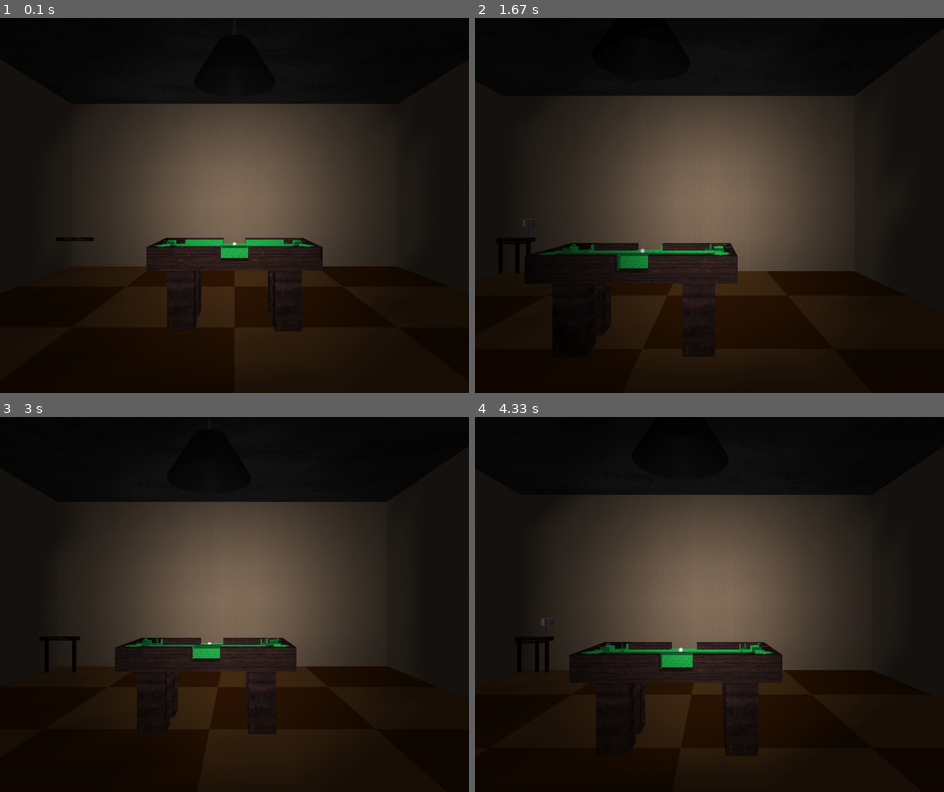
Above: before the commit, frames 1-4 (two rows, left to right).
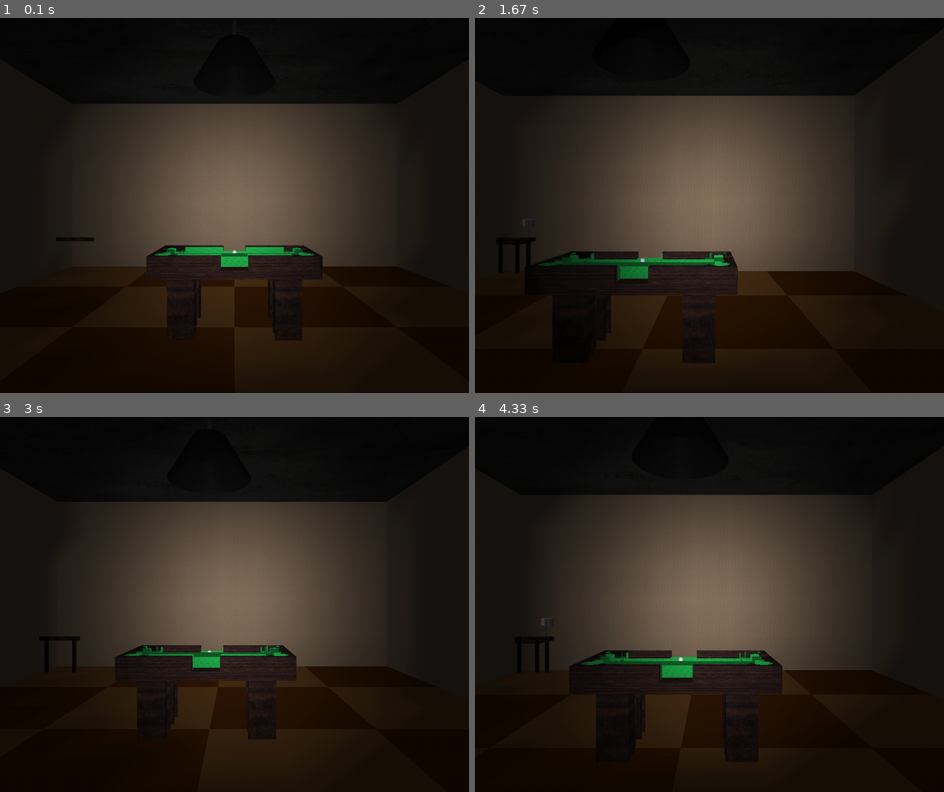
Above: after the commit, the same moments.

Repository: mikepmerritt/graphics-project-3
Game: pygame game, started from interactive_scene_pygame.py
Two runs of this game, one before a commit and one after it. Both use one fixed random seed, a clock stepped at 60 frames per second and the inputs below.
Inputs:
- Up to frame 1 (0.1 s): no input
- Up to frame 2 (1.67 s): hold D 0.33-0.8 s; hold W 0.83-1.3 s; hold D from 1.33 s (still down)
- Up to frame 3 (3 s): release D at 1.8 s; hold A 1.83-2.37 s; hold S 2.4-2.87 s; hold A from 2.9 s (still down)
- Up to frame 4 (4.33 s): release A at 3.37 s; hold W 3.4-3.87 s; hold D from 3.9 s (still down)

The runs differ from the first frame. In frame 1, 1.9% of the frame differs, in the area x 31-69%, y 58-86%; in frame 2, 2.4%; in frame 3, 1.7%; in frame 4, 2.5%, in the area x 20-66%, y 60-92%.

Commit message:
fix corner placement issue

Diff:
--- a/interactive_scene_pygame.py
+++ b/interactive_scene_pygame.py
@@ -601,9 +601,9 @@
     draw_desk_lamp(-32, 8, -36)
     draw_dice(-37, 8.22, -34)
     draw_hanging_spotlight(0, 40, 0)
-    draw_pool_table(0, 5, 0)
+    draw_pool_table(0, 4, 0)
     # ball bounds are x: [-7.25, 7.25] z: [-2.75, 2.75]
-    draw_cue_ball(0, 10.25, 0)
+    draw_cue_ball(0, 9.25, 0)
     glPopMatrix()
 
 #=======================================
@@ -994,31 +994,32 @@
 def draw_pool_table(x, y, z):
     # corners (3 x 2 x 3) # floor should be at midpoint level, hole extends down
 
+    glPushMatrix()
+    glTranslatef(x, y, z)
+
     # top left
     glPushMatrix()
-    glTranslatef(-8, 4.75, -3.5)
     glRotatef(-90, 0, 1, 0)
-    draw_corner(x, y, z)
+    draw_corner(-3.5, 4.75, 8)
     glPopMatrix()
 
     # top right
     glPushMatrix()
-    glTranslatef(8, 4.75, -3.5)
     glRotatef(180, 0, 1, 0)
-    draw_corner(x, y, z)
+    draw_corner(-8, 4.75, 3.5)
     glPopMatrix()
 
     # bottom left
     glPushMatrix()
-    glTranslatef(-8, 4.75, 3.5)
-    draw_corner(x, y, z)
+    draw_corner(-8, 4.75, 3.5)
     glPopMatrix()
 
     # bottom right
     glPushMatrix()
-    glTranslatef(8, 4.75, 3.5)
     glRotatef(90, 0, 1, 0)
-    draw_corner(x, y, z)
+    draw_corner(-3.5, 4.75, 8)
+    glPopMatrix()
+
     glPopMatrix()
 
     # middles (3 x 2 x 3) # floor should be at midpoint level, hole extends down
@@ -1221,6 +1222,11 @@
     glVertex3f(1, 0.75, 0) # right circle (11)
     glEnd()
 
+    glDisable(GL_TEXTURE_2D)
+
+    # Enable/Disable each time or OpenGL ALWAYS expects texturing!
+    glEnable(GL_TEXTURE_2D)
+
     glNormal3f(0, 1, 0)
 
     glBegin(GL_TRIANGLE_STRIP)
